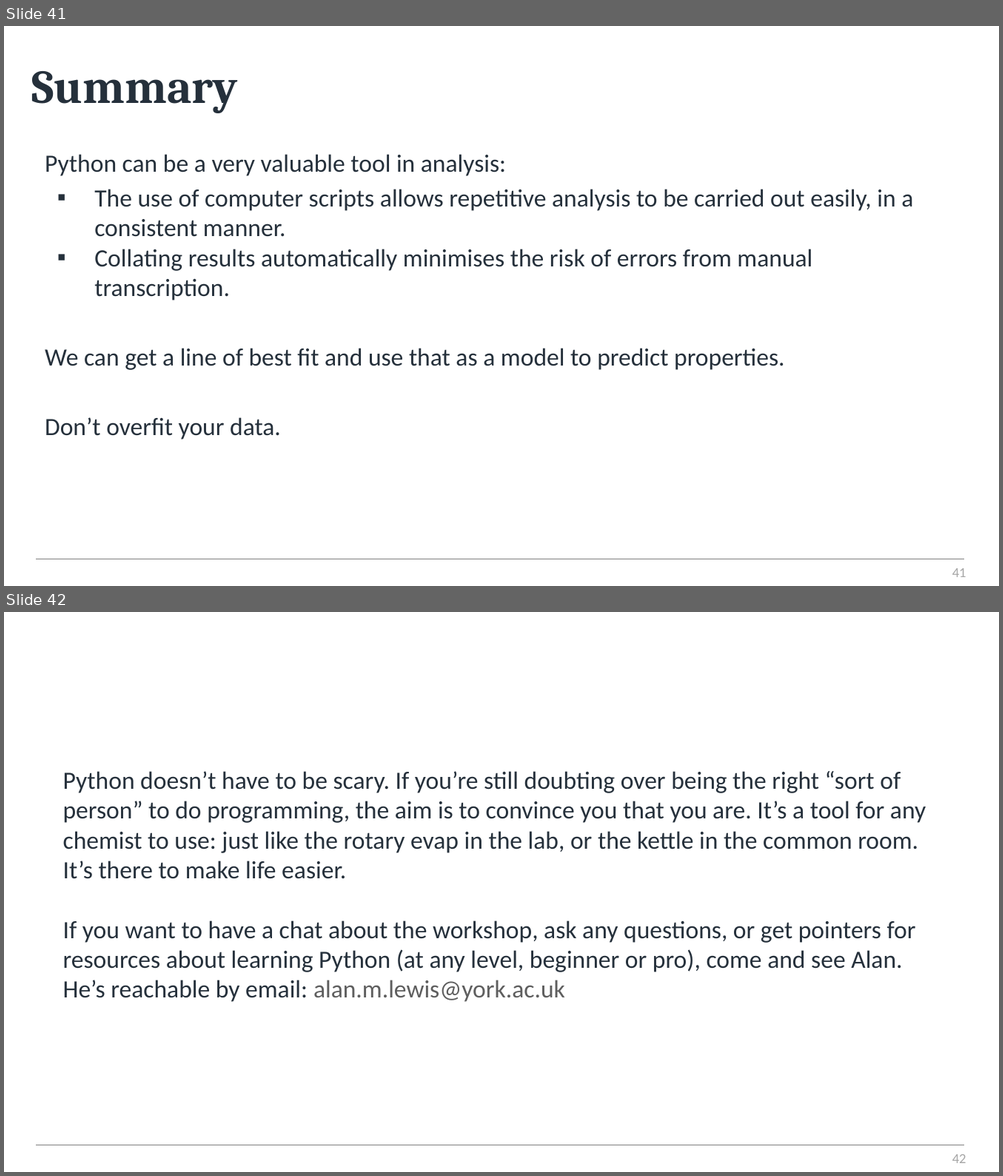
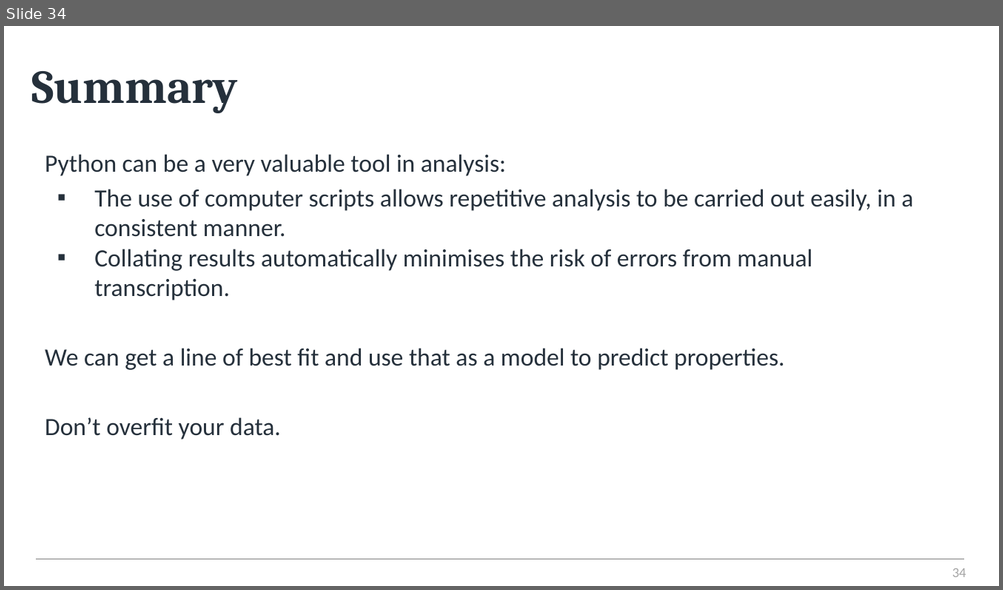
Before and after one commit to alanmlewis/ProgrammingforChem, a slide deck: Y2_Heat_Capacities/Calculating Heat Capacities.pptx. Shown one above the other, each under a label of ours: slides 41 and 42 before the commit, slide 34 after it. The pictures are 1003x1176 and 1003x590 pixels, drawn with LibreOffice and Linux fonts; fonts in the diff are those of the drawing; background and template pictures are left out. Boxes give left, top, right and bottom in pixels: in the first picture for what was removed or moved away, otherwise in the second. Text is boxed around its words. In the diff, an @@ line names an element or a change of style, - is before the commit and + after.

```diff
--- a/Y2_Heat_Capacities/Calculating Heat Capacities.pptx
+++ b/Y2_Heat_Capacities/Calculating Heat Capacities.pptx
@@ slide 42 removed at <box>4,612,999,1172</box>, background picture (left out); not listed: 2 template elements that a slide beside it also shows @@
@@ text removed at <box>63,771,925,1002</box> @@
-Python doesn’t have to be scary. If you’re still doubting over being the right “sort of person” to do programming, the aim is to convince you that you are. It’s a tool for any chemist to use: just like the rotary evap in the lab, or the kettle in the common room. It’s there to make life easier.
-If you want to have a chat about the workshop, ask any questions, or get pointers for resources about learning Python (at any level, beginner or pro), come and see Alan. He’s reachable by email: alan.m.lewis@york.ac.uk
@@ what was slide 41 is now slide 34 @@
@@ page number at <box>952,568,966,577</box>: text changed @@
-41
+34
```
Also in this commit, not shown: 2 slides changed, 7 other slides removed, 2 other files.
